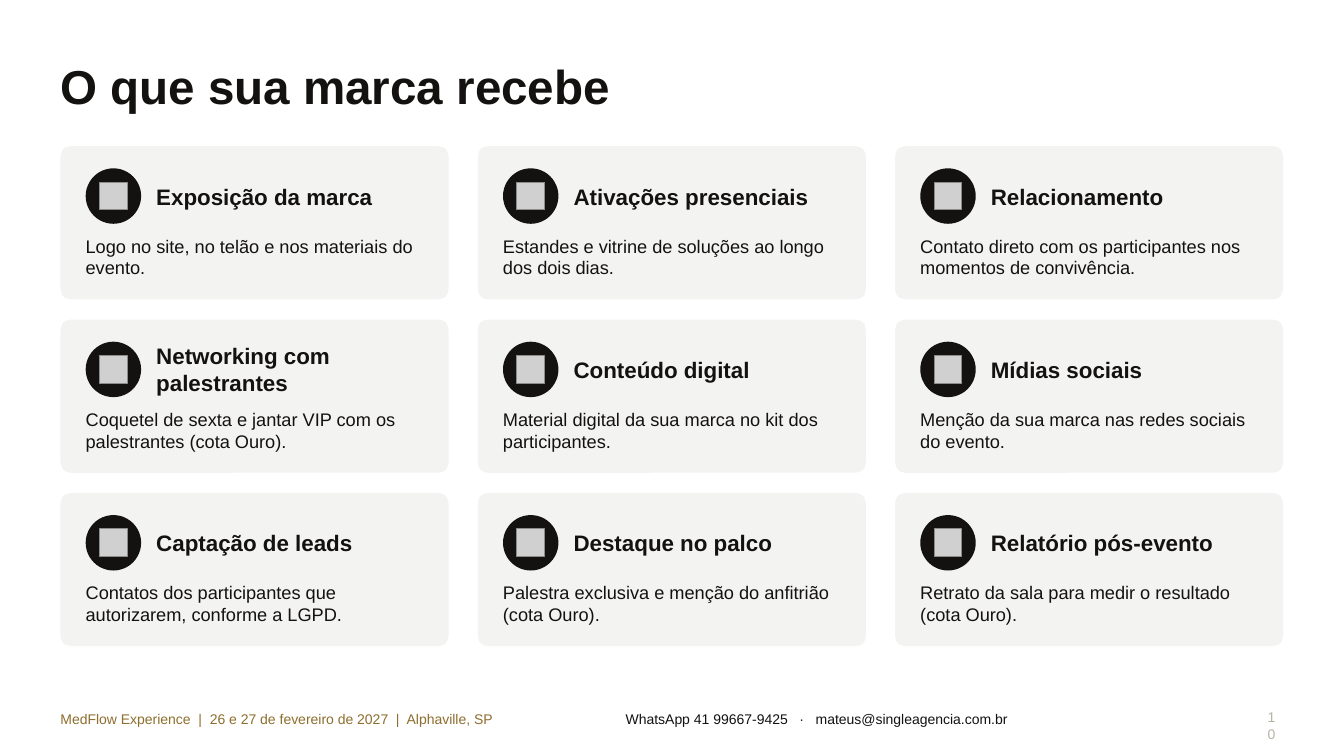
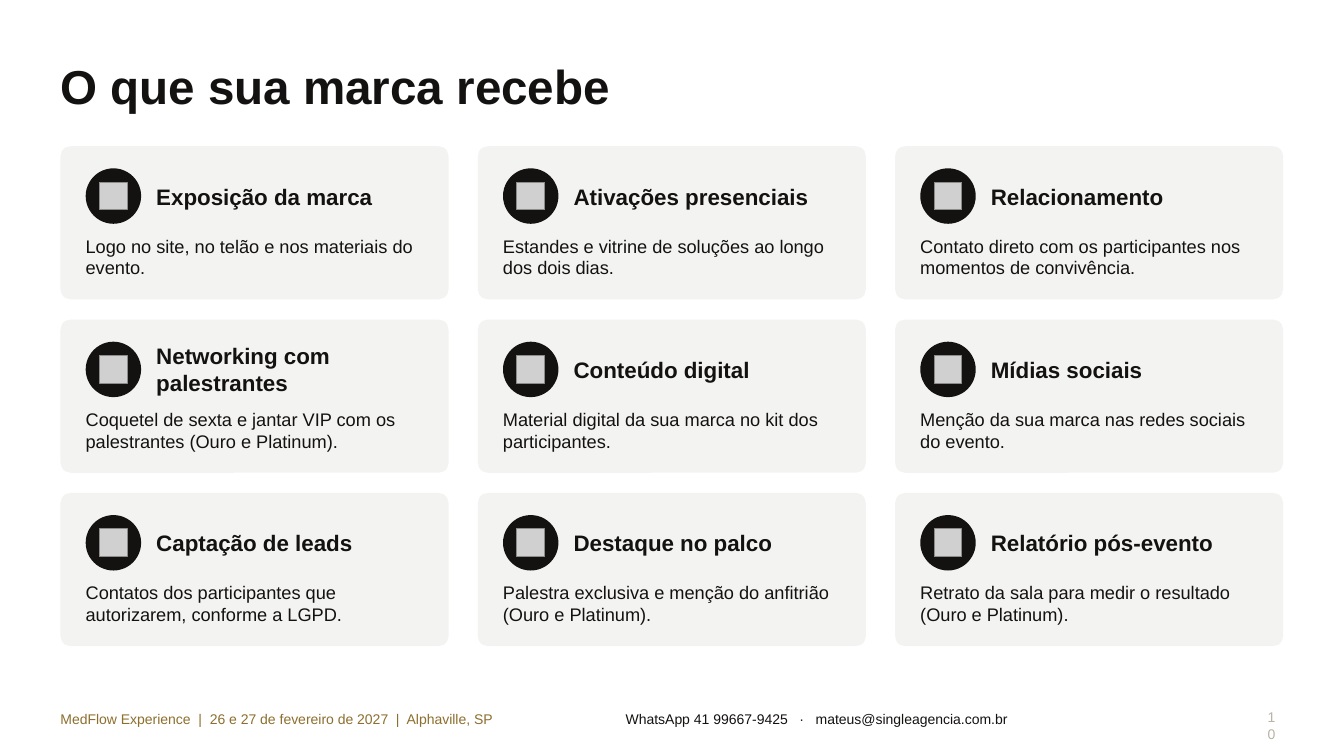
Before and after one commit to jemaaz-byte/jessica-fit, a slide deck: slide 10 of medflow/MedFlow_Cotas_Patrocinio_2027.pptx. Drawn at 1344x756 pixels with LibreOffice and Linux fonts; fonts in the diff are those of the drawing; grey boxes stand for pictures; background and template pictures are left out. Boxes give left, top, right and bottom in pixels: in the first picture for what was removed or moved away, otherwise in the second. Text is boxed around its words. In the diff, an @@ line names an element or a change of style, - is before the commit and + after.

```diff
--- a/medflow/MedFlow_Cotas_Patrocinio_2027.pptx
+++ b/medflow/MedFlow_Cotas_Patrocinio_2027.pptx
@@ text at [86,412,395,452]: text changed @@
-Coquetel de sexta e jantar VIP com os palestrantes (cota Ouro).
+Coquetel de sexta e jantar VIP com os palestrantes (Ouro e Platinum).
@@ text at [503,585,829,625]: text changed @@
-Palestra exclusiva e menção do anfitrião (cota Ouro).
+Palestra exclusiva e menção do anfitrião (Ouro e Platinum).
@@ text at [920,585,1230,625]: text changed @@
-Retrato da sala para medir o resultado (cota Ouro).
+Retrato da sala para medir o resultado (Ouro e Platinum).
```
Also in this commit, not shown: 3 other slides changed, 1 slide added, 1 other file.
